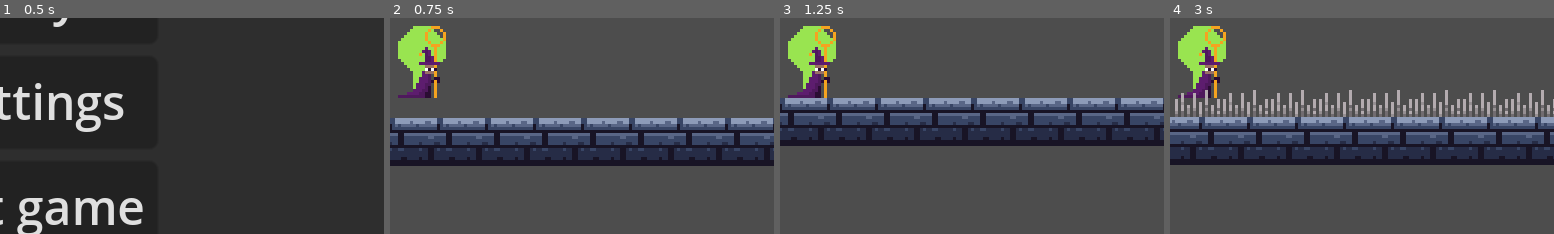
Above: before the commit, frames 1-4 (left to right).
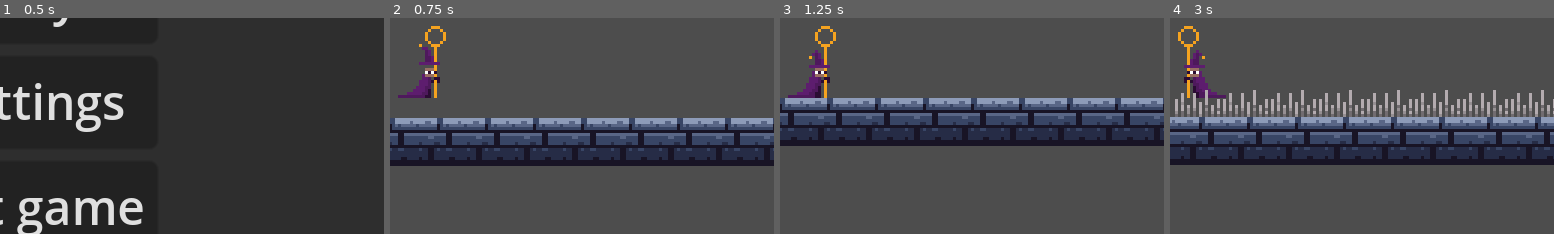
Above: after the commit, the same moments.

Repository: Orama-Interactive/Bubble-Wizard
Game: Godot game, scene res://src/Menu/menu.tscn
Same seed, same stepped clock (60 frames per second), same inputs: the game is played once before the commit and once after it.
Inputs (mouse positions are % of the whole screen's width and height, from its top left):
- Up to frame 1 (0.5 s): no input
- Up to frame 2 (0.75 s): click "Play" at 0.5 s
- Up to frame 3 (1.25 s): no input
- Up to frame 4 (3 s): tap Enter at 1.25 s; move the mouse to (72, 45) at 1.27 s; hold D (right) 1.28-2.78 s; tap Q (charge_bubble) at 1.35 s; click (72, 45) at 1.42 s; tap Space (jump) at 1.52, 2.27 s; move the mouse to (30, 55) at 2.02 s; tap Ctrl (ctrl) at 2.1 s; move the mouse to (60, 28) at 2.77 s; hold A (left) from 2.78 s (still down); click (60, 28) at 2.85 s
The pictures show only the part of the screen within x 46-96%, y 40-90%; the shares and areas given below are measured in that part.

Frame 1 is identical in both runs. In frame 2, 2.0% of the frame differs, in the area x 2-15%, y 3-36%; in frame 3, 2.0%; in frame 4, 3.0%, in the area x 2-15%, y 3-38%.

Commit message:
Implement player idle animation

Diff:
--- a/src/player.gd
+++ b/src/player.gd
@@ -1,6 +1,6 @@
 extends CharacterBody2D
 
-@export var speed := 300.0
+@export var horizontal_speed := 300.0
 @export_category("Jumping and Gravity")
 @export var jump_velocity := -100.0
 @export var coyote_seconds := 0.2
@@ -29,11 +29,13 @@
 			bubble_timer.start()
 var last_vertical_velocity := 0.0
 
+@onready var animated_sprite_2d: AnimatedSprite2D = $AnimatedSprite2D
 @onready var bubble_timer: Timer = $BubbleTimer
 @onready var charge_bubble_timer: Timer = $ChargeBubbleTimer
 
 
 func _ready() -> void:
+	animated_sprite_2d.play(&"idle")
 	bubble_timer.wait_time = bubble_duration
 	charge_bubble_timer.wait_time = bubble_charge_time
 
@@ -59,11 +61,7 @@
 
 	_handle_jump()
 
-	var direction := Input.get_axis(&"left", &"right")
-	if direction:
-		velocity.x = direction * speed
-	else:
-		velocity.x = move_toward(velocity.x, 0, speed)
+	var direction := _handle_horizontal_movement(horizontal_speed, horizontal_speed)
 	if not is_zero_approx(direction):
 		if not charge_bubble_timer.is_stopped():
 			charge_bubble_timer.stop()
@@ -77,12 +75,7 @@
 	if _handle_jump():
 		bubble_form = false
 		return
-	var direction_horiz :=  Input.get_axis(&"left", &"right")
-	if direction_horiz:
-		velocity.x = direction_horiz * bubble_speed
-	else:
-		velocity.x = move_toward(velocity.x, 0, bubble_decelerate)
-
+	_handle_horizontal_movement(bubble_speed, bubble_decelerate)
 	var direction_vert := Input.get_axis(&"up", &"down")
 	var gravity := get_gravity() * delta * bubble_gravity_scale
 	if direction_vert:
@@ -90,6 +83,23 @@
 	velocity += gravity
 	velocity.y = clampf(velocity.y, -terminal_velocity, terminal_velocity)
 	move_and_slide()
+
+
+func _handle_horizontal_movement(speed: float, deceleration: float) -> float:
+	var direction := Input.get_axis(&"left", &"right")
+	if direction:
+		velocity.x = direction * speed
+	else:
+		velocity.x = move_toward(velocity.x, 0, deceleration)
+	if direction > 0:
+		animated_sprite_2d.scale.x = 1
+		animated_sprite_2d.play(&"walk")
+	elif direction < 0:
+		animated_sprite_2d.scale.x = -1
+		animated_sprite_2d.play(&"walk")
+	else:
+		animated_sprite_2d.play(&"idle")
+	return direction
 
 
 func _handle_jump() -> bool:
--- a/src/player.tscn
+++ b/src/player.tscn
@@ -1,12 +1,11 @@
-[gd_scene load_steps=11 format=3 uid="uid://wjau22rv2yfi"]
+[gd_scene load_steps=10 format=3 uid="uid://wjau22rv2yfi"]
 
 [ext_resource type="Script" path="res://src/player.gd" id="1_r1i7a"]
-[ext_resource type="Texture2D" uid="uid://nauv017xuord" path="res://assets/player.png" id="2_yfy0j"]
-[ext_resource type="Texture2D" uid="uid://cmy0jcv4tigfd" path="res://player/idle/idle_0001.png" id="3_oib21"]
-[ext_resource type="Texture2D" uid="uid://bpdo5wqiochr7" path="res://player/idle/idle_0002.png" id="4_rfb1f"]
-[ext_resource type="Texture2D" uid="uid://8mpb8aral73w" path="res://player/idle/idle_0003.png" id="5_svp61"]
-[ext_resource type="Texture2D" uid="uid://cd78d74xmp12q" path="res://player/idle/idle_0004.png" id="6_6crsk"]
-[ext_resource type="Texture2D" uid="uid://dxmu5sevbimek" path="res://player/idle/idle_0005.png" id="7_n6e6m"]
+[ext_resource type="Texture2D" uid="uid://cmy0jcv4tigfd" path="res://assets/player/idle/idle_0001.png" id="3_oib21"]
+[ext_resource type="Texture2D" uid="uid://bpdo5wqiochr7" path="res://assets/player/idle/idle_0002.png" id="4_rfb1f"]
+[ext_resource type="Texture2D" uid="uid://8mpb8aral73w" path="res://assets/player/idle/idle_0003.png" id="5_svp61"]
+[ext_resource type="Texture2D" uid="uid://cd78d74xmp12q" path="res://assets/player/idle/idle_0004.png" id="6_6crsk"]
+[ext_resource type="Texture2D" uid="uid://dxmu5sevbimek" path="res://assets/player/idle/idle_0005.png" id="7_n6e6m"]
 
 [sub_resource type="SpriteFrames" id="SpriteFrames_3hjps"]
 animations = [{
@@ -29,6 +28,26 @@
 "loop": true,
 "name": &"idle",
 "speed": 5.0
+}, {
+"frames": [{
+"duration": 1.0,
+"texture": ExtResource("3_oib21")
+}, {
+"duration": 1.0,
+"texture": ExtResource("4_rfb1f")
+}, {
+"duration": 1.0,
+"texture": ExtResource("5_svp61")
+}, {
+"duration": 1.0,
+"texture": ExtResource("6_6crsk")
+}, {
+"duration": 1.0,
+"texture": ExtResource("7_n6e6m")
+}],
+"loop": true,
+"name": &"walk",
+"speed": 5.0
 }]
 
 [sub_resource type="CapsuleShape2D" id="CapsuleShape2D_dftk0"]
@@ -43,12 +62,10 @@
 collision_mask = 7
 script = ExtResource("1_r1i7a")
 
-[node name="Icon" type="Sprite2D" parent="."]
-texture = ExtResource("2_yfy0j")
-
 [node name="AnimatedSprite2D" type="AnimatedSprite2D" parent="."]
 sprite_frames = SubResource("SpriteFrames_3hjps")
 animation = &"idle"
+frame_progress = 0.337235
 
 [node name="BubbleArea2D" type="Area2D" parent="."]
 collision_mask = 2
Binary file removed: assets/player.png
Renamed: player/idle/idle_0001.png -> assets/player/idle/idle_0001.png
Not shown, changed: assets/player/idle/idle_0001.png.import
Renamed: player/idle/idle_0002.png -> assets/player/idle/idle_0002.png
Not shown, changed: assets/player/idle/idle_0002.png.import
Renamed: player/idle/idle_0003.png -> assets/player/idle/idle_0003.png
Not shown, changed: assets/player/idle/idle_0003.png.import
Renamed: player/idle/idle_0004.png -> assets/player/idle/idle_0004.png
Not shown, changed: assets/player/idle/idle_0004.png.import
Renamed: player/idle/idle_0005.png -> assets/player/idle/idle_0005.png
Not shown, changed: assets/player/idle/idle_0005.png.import
Not shown, removed: player/idle/idle_0004.png.import
